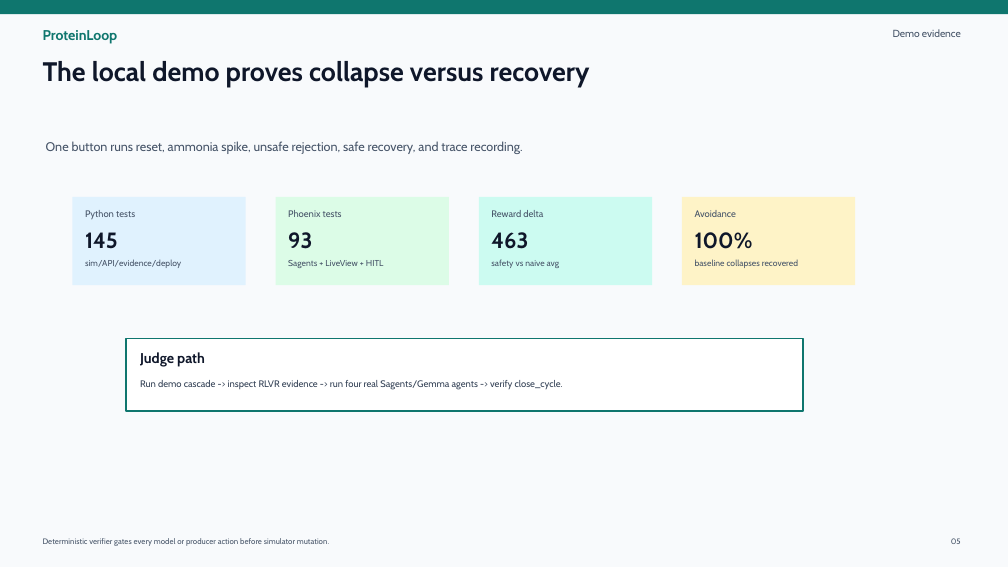
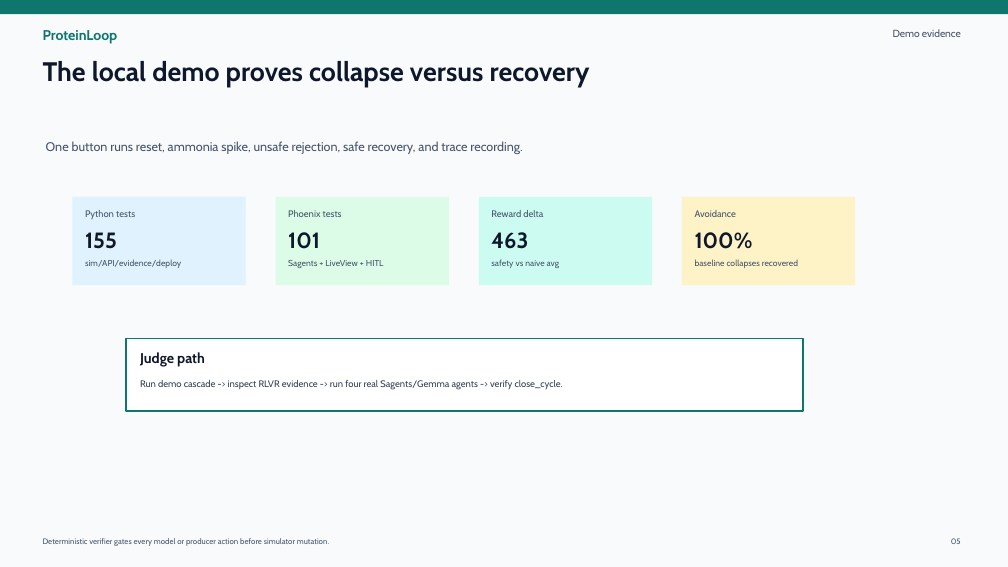
Before and after one commit to Anarpego/ProteinLoop, a slide deck: slide 5 of submission/proteinloop-hackathon-deck.pptx. Drawn at 1008x567 pixels with LibreOffice and Linux fonts; fonts in the diff are those of the drawing. Boxes give left, top, right and bottom in pixels: in the first picture for what was removed or moved away, otherwise in the second. Text is boxed around its words. In the diff, an @@ line names an element or a change of style, - is before the commit and + after.

```diff
--- a/submission/proteinloop-hackathon-deck.pptx
+++ b/submission/proteinloop-hackathon-deck.pptx
@@ text at bbox=[85, 232, 117, 249]: text changed @@
-145
+155
@@ text at bbox=[288, 232, 320, 249]: text changed @@
-93
+101
```
Also in this commit, not shown: 3 other slides changed, 52 other files.
